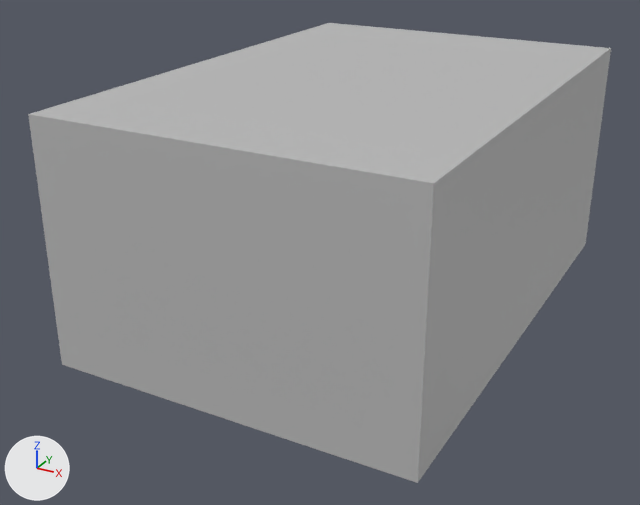
Two versions of the FBX model Unity/Juego/Assets/props/scene/escenario.fbx, one commit apart.
Before and after are seen from a camera (50 mm lens) standing at (6.49, -13.33, 7.38) and looking at (-0.44, -0.73, 1.08). Lighting does not change. The marker at lower left points along +X, +Y and +Z. Where no turn or scale is listed for an object, it has been applied to the vertices.

In view in the first picture: 'roof', 'wall01', 'wall03'.
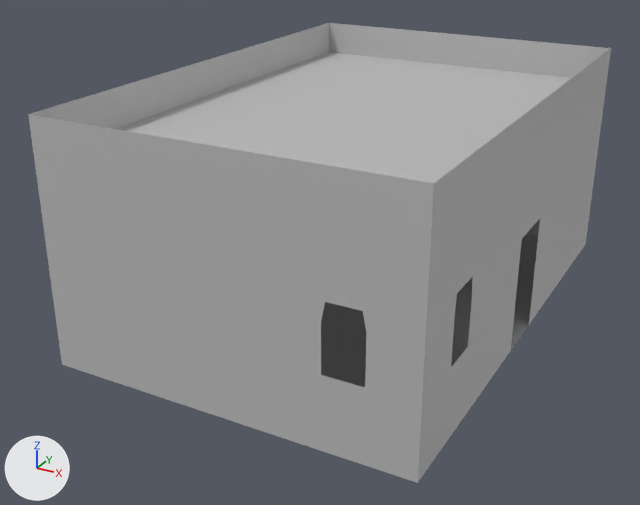
The change, as a diff of the scene's bpy script:
```diff
--- a/Unity/Juego/Assets/props/scene/escenario.fbx.py
+++ b/Unity/Juego/Assets/props/scene/escenario.fbx.py
@@ me_mesh_004 @@
 # used by ob_wall03; location = (0.0, -4.5, 2.05)
-me_mesh_004.from_pydata(...)  # 4 vertices, 1 face; spans x -3.09..3.09, y 0.0, z -2.05..2.05
+me_mesh_004.from_pydata(...)  # 20 vertices, 10 faces; spans x -3.09..3.09, y 0.0, z -2.05..2.05
+# me_mesh_004 part 2
+# 1 face is deleted
+# 16 vertices are added at x -3.09..3.09, y 0.0, z -2.05..2.05
+# 10 new faces join them
 me_mesh_004.materials.append(mat_lambert1)
@@ me_mesh_002 @@
 # used by ob_wall01; location = (3.09, 0.0, 2.05)
-me_mesh_002.from_pydata(...)  # 4 vertices, 1 face; spans x 0.0, y -4.5..4.5, z -2.05..2.05
+me_mesh_002.from_pydata(...)  # 30 vertices, 16 faces; spans x 0.0, y -4.5..4.5, z -2.05..2.05
+# me_mesh_002 part 1
+# 1 face is deleted
+# 26 vertices are added at x 0.0, y -4.5..4.5, z -2.05..2.05
+# 16 new faces join them
 me_mesh_002.materials.append(mat_lambert1)
@@ ob_roof @@
 ob_roof = bpy.data.objects.new('roof', me_mesh_001)
-ob_roof.location = (0.0, 0.0, 4.11)
+ob_roof.location = (0.0, 0.0, 3.46)
```

Boxes [x1, y1, x2, y2] around the edits, measured in the pictures (640 x 505 px):
'roof', moved: before [30, 23, 611, 183]; after [116, 52, 571, 183]
part 1 of me_mesh_002, built on: [448, 49, 611, 369] in both
part 2 of me_mesh_004, built on: [28, 114, 369, 390] in both
'wall05', unchanged, uncovered by the edit: after [30, 23, 329, 129]
'wall02', unchanged, uncovered by the edit: after [329, 23, 611, 235]
'floor', unchanged, uncovered by the edit: after [321, 233, 538, 387]
